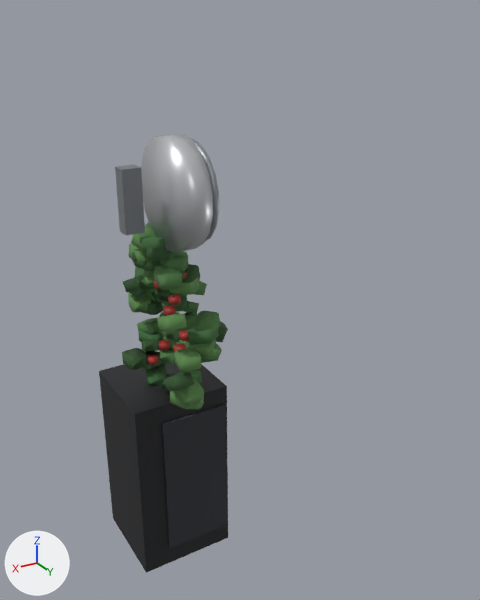
The glTF model scratchpad/g8/glb/garage_speaker.glb: old version first, new version second.
Rendered twice from a camera (50 mm lens) standing at (7.05, 1.92, 2.57) and looking at (5.57, -0.56, 1.33). The lights are fixed; the arrows at lower left show +X, +Y and +Z. The older version comes first. Vertices at exactly the same position are counted once.

Objects in the first picture: 'root'.
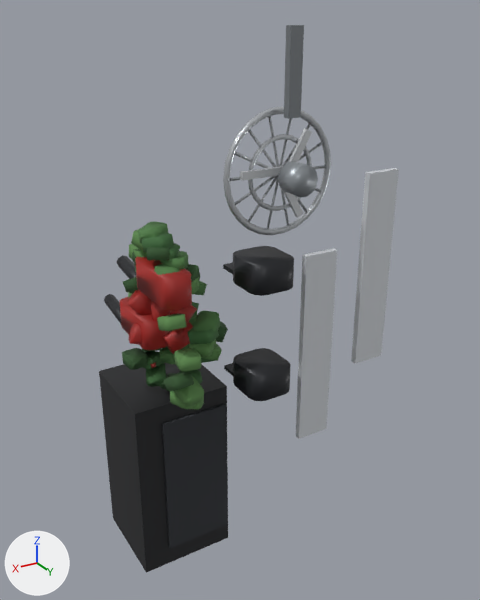
Changed parts and their boxes [x1, y1, x2, y2] in the pictures (480 x 600 px):
'root', reshaped (132% wider, 25% taller): before [99, 134, 228, 573]; after [99, 25, 399, 573]
part 1 of me_mesh_0, added: after [223, 262, 233, 274]
part 2 of me_mesh_0, added: after [224, 363, 233, 376]
part 3 of me_mesh_0, added: after [278, 161, 318, 198]
part 4 of me_mesh_0, added: after [240, 166, 283, 181]
part 5 of me_mesh_0, added: after [284, 25, 304, 119]
part 6 of me_mesh_0, added: after [351, 168, 399, 364]
part 7 of me_mesh_0, added: after [296, 248, 337, 439]
part 8 of me_mesh_0, reshaped: before [115, 134, 219, 365]; after [104, 107, 331, 401]

Edits to the bpy script that builds the scene:
```text
Add img_image_0:
    img_image_0 = load_image('Image_0', '_unpacked/Image_0', 150, 560, 'sRGB')
Add img_image_1:
    img_image_1 = load_image('Image_1', '_unpacked/Image_1', 150, 560, 'sRGB')
Add mat_gblkm:
    mat_gblkm = principled_material('gblkm')
    mat_gblkm.base_color = (0.0232, 0.0252, 0.0296)  # dark grey #2a2c30
    mat_gblkm.metallic = 0.35
    mat_gblkm.roughness = 0.45
Add mat_gndkb:
    mat_gndkb = principled_material('gndkb')
    mat_gndkb.base_color = (0.624, 0.651, 0.687)  # light grey #cfd3d8
    mat_gndkb.roughness = 0.55
Add mat_gndk_city:
    mat_gndk_city = bpy.data.materials.new('gndk_city')
    # colours: white #e8e8e8
    # uses the picture img_image_0
Add mat_gbow:
    mat_gbow = principled_material('gbow')
    mat_gbow.base_color = (0.366, 0.0168, 0.0123)  # red #a3231d
    mat_gbow.roughness = 0.55
Add mat_gndk_swirl:
    mat_gndk_swirl = bpy.data.materials.new('gndk_swirl')
    # colours: white #e8e8e8
    # uses the picture img_image_1
Add mat_gfanb:
    mat_gfanb = principled_material('gfanb')
    mat_gfanb.base_color = (0.658, 0.68, 0.701)  # light grey #d4d7da
    mat_gfanb.metallic = 0.4
    mat_gfanb.roughness = 0.35
Change me_mesh_0:
    used by ob_root; location = (0.0, 0.0, 0.0)
    remove me_mesh_0.from_pydata(...)  # 1864 vertices, 3404 faces; spans x 5.68..6.2, y -0.94..-0.13, z 0.0..2.15
    add me_mesh_0.from_pydata(...)  # 2545 vertices, 4692 faces; spans x 5.04..6.16, y -1.07..-0.05, z 0.0..2.53
    me_mesh_0 part 1: a new loose piece, a box spanning x 5.563..5.745, y -0.402..-0.317, z 1.57..1.588, in mat_gblkm (dark grey #2a2c30)
    me_mesh_0 part 2: a new loose piece, a box spanning x 5.563..5.745, y -0.402..-0.317, z 1.082..1.1, in mat_gblkm (dark grey #2a2c30)
    me_mesh_0 part 3: a new loose piece, a 14-sided cylinder along y spanning x 5.532..5.654, y -0.137..-0.052, z 1.937..2.056, in mat_gfang (grey #9aa0a5)
    me_mesh_0 part 4: a new loose piece, a box spanning x 5.596..5.785, y -0.197..-0.181, z 1.996..2.027, in mat_gfanb (light grey #d4d7da)
    me_mesh_0 part 5: a new loose piece, a box spanning x 5.566..5.621, y -0.158..-0.128, z 2.216..2.53, in mat_gsteeld (grey #868b8f)
    me_mesh_0 part 6: a new loose piece, a box spanning x 5.044..5.203, y -0.162..-0.134, z 1.082..1.966, in mat_gndkb (light grey #cfd3d8)
    me_mesh_0 part 7: a new loose piece, a box spanning x 5.349..5.508, y -0.162..-0.134, z 0.777..1.661, in mat_gndkb (light grey #cfd3d8)
    me_mesh_0 part 8: 145 vertices moved from x 5.92..6.2, y -0.64..-0.13, z 1.02..2.14 to x 5.93..6.05, y -0.63..-0.32, z 1.02..1.66; 117 vertices removed from x 5.9..6.2, y -0.63..-0.13, z 1.02..2.15; 720 vertices added at x 5.05..6.13, y -1.07..-0.12, z 0.78..2.25
    add me_mesh_0.materials.append(mat_gbow)  # red #a3231d
    add me_mesh_0.materials.append(mat_gblkm)  # dark grey #2a2c30
    add me_mesh_0.materials.append(mat_gfanb)  # light grey #d4d7da
    add me_mesh_0.materials.append(mat_gndkb)  # light grey #cfd3d8
    add me_mesh_0.materials.append(mat_gndk_city)
    add me_mesh_0.materials.append(mat_gndk_swirl)
```
